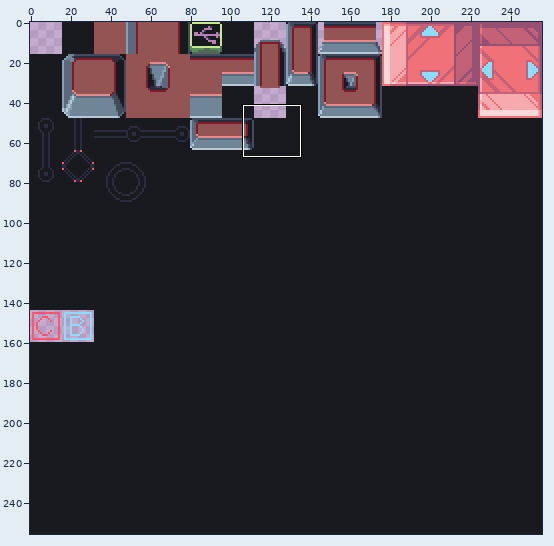
Edited in one commit: pixel-art file (public/images/tiles/level3.ase). The picture above shows the old version from afar; the outline marks the close-up.
Close-up. First the earlier version:
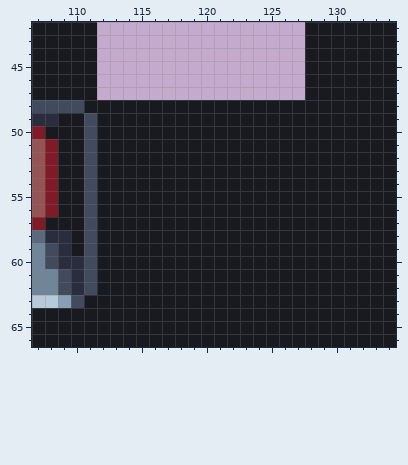
256x256 pixels, 1 frame. Shown: x 107..134, y 42..66.
Once edited:
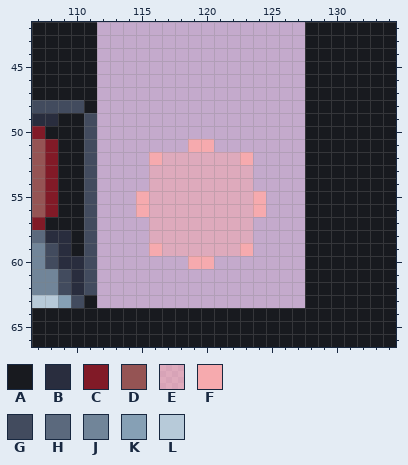
Palette (. is transparent): A #181a1f  B #292d3e  C #811a27  D #955454  E #f6aaae85  F #f6aaae  G #424b5e  H #5b697d  J #718599  K #86a0b5  L #b7cad9
Edits made:
@@ x 107..134 @@
 47 AAAAA................AAAAAAA
-48 GGGGAAAAAAAAAAAAAAAAAAAAAAAA
-49 BBAAGAAAAAAAAAAAAAAAAAAAAAAA
-50 CAAAGAAAAAAAAAAAAAAAAAAAAAAA
-51 DCAAGAAAAAAAAAAAAAAAAAAAAAAA
-52 DCAAGAAAAAAAAAAAAAAAAAAAAAAA
-53 DCAAGAAAAAAAAAAAAAAAAAAAAAAA
-54 DCAAGAAAAAAAAAAAAAAAAAAAAAAA
-55 DCAAGAAAAAAAAAAAAAAAAAAAAAAA
-56 DCAAGAAAAAAAAAAAAAAAAAAAAAAA
-57 CAAAGAAAAAAAAAAAAAAAAAAAAAAA
-58 HBBAGAAAAAAAAAAAAAAAAAAAAAAA
-59 JGBAGAAAAAAAAAAAAAAAAAAAAAAA
-60 JGBBGAAAAAAAAAAAAAAAAAAAAAAA
-61 JJGBGAAAAAAAAAAAAAAAAAAAAAAA
-62 JJGBGAAAAAAAAAAAAAAAAAAAAAAA
-63 LLKGAAAAAAAAAAAAAAAAAAAAAAAA
+48 GGGGA................AAAAAAA
+49 BBAAG................AAAAAAA
+50 CAAAG................AAAAAAA
+51 DCAAG.......FF.......AAAAAAA
+52 DCAAG....FEEEEEEF....AAAAAAA
+53 DCAAG....EEEEEEEE....AAAAAAA
+54 DCAAG....EEEEEEEE....AAAAAAA
+55 DCAAG...FEEEEEEEEF...AAAAAAA
+56 DCAAG...FEEEEEEEEF...AAAAAAA
+57 CAAAG....EEEEEEEE....AAAAAAA
+58 HBBAG....EEEEEEEE....AAAAAAA
+59 JGBAG....FEEEEEEF....AAAAAAA
+60 JGBBG.......FF.......AAAAAAA
+61 JJGBG................AAAAAAA
+62 JJGBG................AAAAAAA
+63 LLKGA................AAAAAAA
 64 AAAAAAAAAAAAAAAAAAAAAAAAAAAA
Pixel boxes of the changes (left, top, right, bottom) in both close-ups:
changed: (97, 100, 305, 308)
